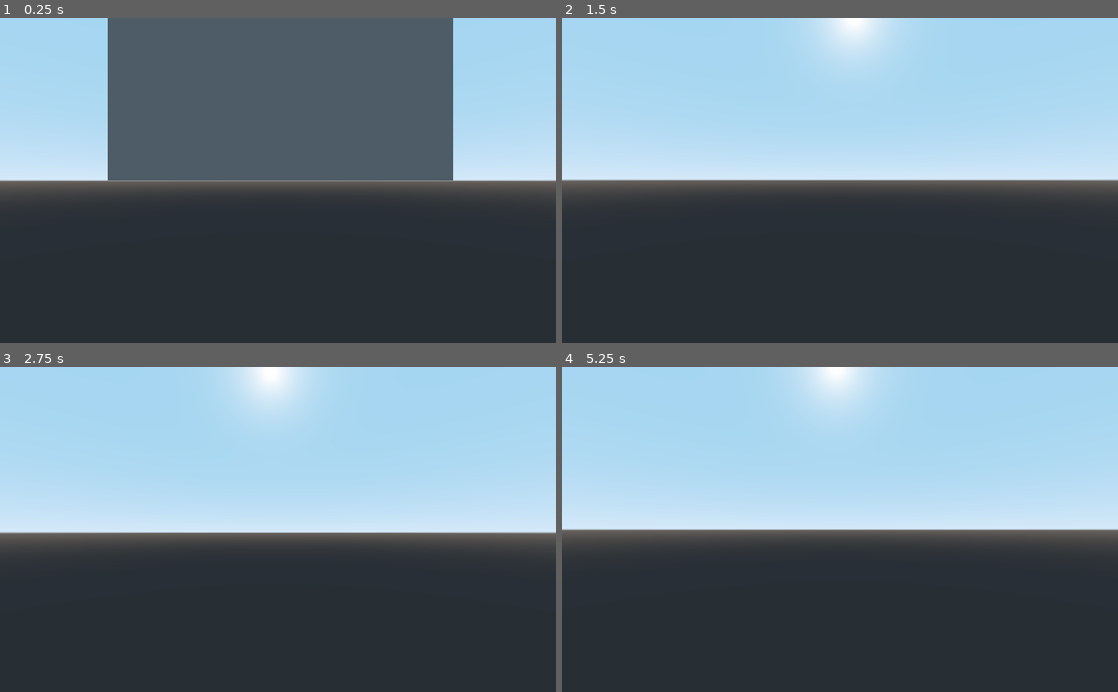
Above: before the commit, frames 1-4 (two rows, left to right).
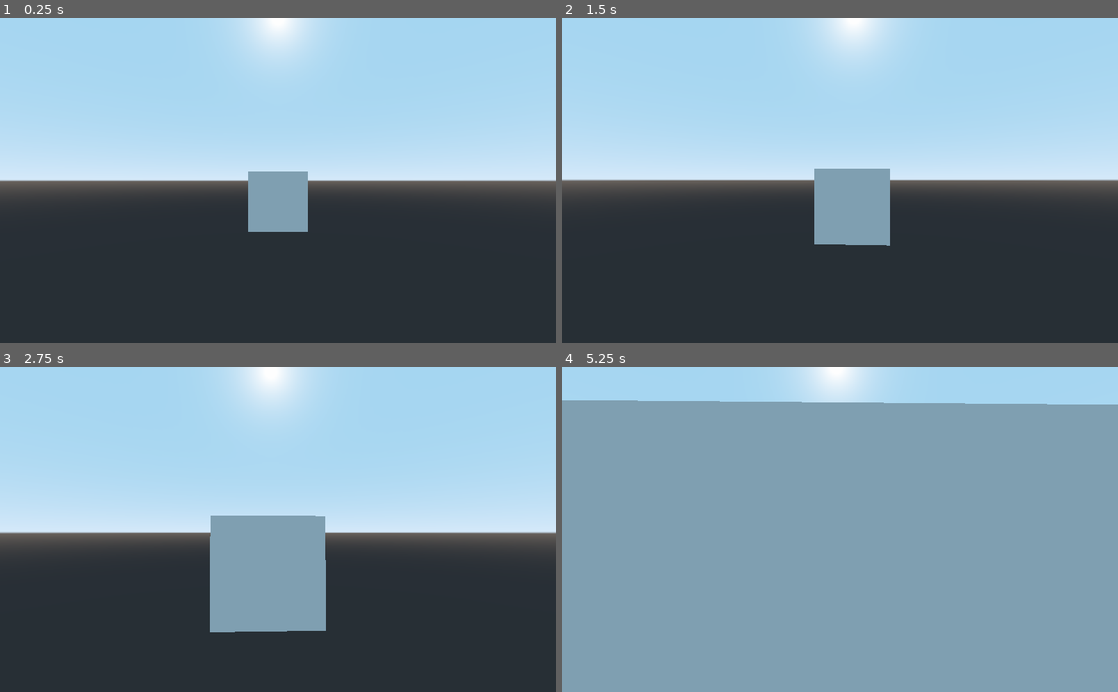
Above: after the commit, the same moments.

Repository: Gedas-S/what-minotaur
Game: Godot game, scene res://Maze.tscn
Same seed, same stepped clock (60 frames per second), same inputs: the game is played once before the commit and once after it.
Inputs (mouse positions are in pixels of both pictures, inside the frame that each line leads up to):
- Up to frame 1 (0.25 s): no input
- Up to frame 2 (1.5 s): tap Enter at 0.5 s; move the mouse to (867, 180) at 0.52 s; hold W from 0.53 s (still down); move the mouse to (812, 180) at 1.27 s
- Up to frame 3 (2.75 s): keep holding W; move the mouse to (289, 523) at 2.02 s
- Up to frame 4 (5.25 s): keep holding W; move the mouse to (834, 536) at 2.77 s; move the mouse to (878, 532) at 3.52 s; move the mouse to (795, 526) at 4.27 s; move the mouse to (845, 529) at 5.02 s

The runs differ from the first frame. In frame 1, 33% of the frame differs, in the area x 19-82%, y 0-66%; in frame 2, 3.2%; in frame 3, 7.4%; in frame 4, 89%, in the area x 0-100%, y 10-100%.

Commit message:
player collision

Diff:
--- a/Maze.tscn
+++ b/Maze.tscn
@@ -1,7 +1,16 @@
-[gd_scene load_steps=3 format=2]
+[gd_scene load_steps=6 format=2]
 
 [ext_resource path="res://ImmediateGeometry.gd" type="Script" id=1]
 [ext_resource path="res://Player.gd" type="Script" id=2]
+
+[sub_resource type="CapsuleShape" id=1]
+radius = 0.498801
+height = 0.8
+
+[sub_resource type="PhysicsMaterial" id=3]
+
+[sub_resource type="BoxShape" id=2]
+extents = Vector3( 1, 1, 0.183234 )
 
 [node name="Maze" type="Spatial"]
 
@@ -9,6 +18,22 @@
 transform = Transform( -0.999864, 0, 0.0164903, 0, 1, 0, -0.0164903, 0, -0.999864, 0, 0, 0 )
 script = ExtResource( 1 )
 
-[node name="Player" type="Camera" parent="."]
-transform = Transform( 1, 0, 0, 0, 1, 0, 0, 0, 1, 0, 0, 1.34503 )
+[node name="Player" type="KinematicBody" parent="."]
 script = ExtResource( 2 )
+
+[node name="PlayerEyes" type="Camera" parent="Player"]
+transform = Transform( 1, 0, 0, 0, 1, 0, 0, 0, 1, 0, 1.65, 0 )
+
+[node name="PlayerCollider" type="CollisionShape" parent="Player"]
+transform = Transform( 1, 0, 0, 0, -4.37114e-008, -1, 0, 1, -4.37114e-008, 0, 0.9, 0 )
+shape = SubResource( 1 )
+
+[node name="StaticBody" type="StaticBody" parent="."]
+transform = Transform( 1, 0, 0, 0, 1, 0, 0, 0, 1, 0, 0.940332, 2.14942 )
+physics_material_override = SubResource( 3 )
+
+[node name="CollisionShape" type="CollisionShape" parent="StaticBody"]
+shape = SubResource( 2 )
+
+[node name="CSGBox" type="CSGBox" parent="StaticBody"]
+depth = 0.306
--- a/Player.gd
+++ b/Player.gd
@@ -1,20 +1,22 @@
-extends Camera
+extends KinematicBody
 
-export var speed = 2
+export var speed = 100
 export var sensitivity = 1
 var velocity = Vector3(0,0,0)
 var esc_capture = false
 var rotating = true
 var mouse_ratio = 0
+var camera = Camera
 
 func _ready():
-	self.make_current()
+	self.camera = self.get_node("PlayerEyes")
+	self.camera.make_current()
 	Input.set_mouse_mode(Input.MOUSE_MODE_CAPTURED)
 	self.recalculate_ratios()
+	self.translate(Vector3(0,0,10))
 
 func _process(delta):
-	self.translate(velocity*speed*delta)
-	self.translation.y = 0
+	self.move_and_slide((self.transform.xform(velocity.normalized())-self.transform.origin)*speed*delta)
 
 func _unhandled_input(event):
 	if event is InputEventKey:
@@ -33,7 +35,7 @@
 				Input.set_mouse_mode(Input.MOUSE_MODE_CAPTURED if rotating else Input.MOUSE_MODE_VISIBLE)
 	elif event is InputEventMouseMotion and rotating:
 		self.rotate(Vector3(0,1,0), event.relative.x * mouse_ratio)
-		self.rotate(self.transform.xform(Vector3(1,0,0)) - self.transform.origin, event.relative.y * mouse_ratio)
+		self.camera.rotate(self.camera.transform.xform(Vector3(1,0,0)) - self.camera.transform.origin, event.relative.y * mouse_ratio)
 
 func recalculate_ratios():
-	mouse_ratio = -deg2rad(self.fov) * sensitivity / get_viewport().size[0]
+	mouse_ratio = -deg2rad(self.camera.fov) * sensitivity / get_viewport().size[0]
